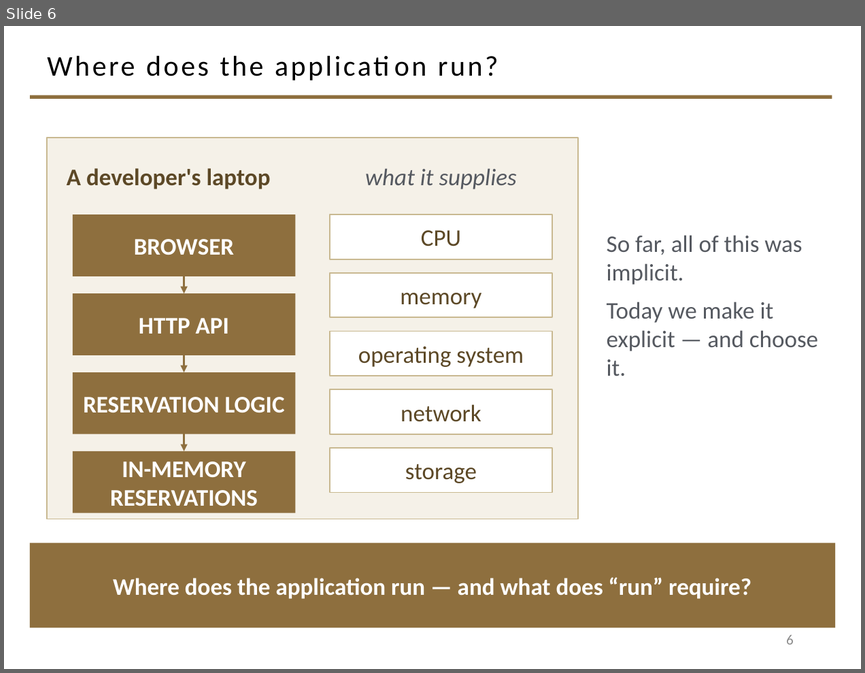
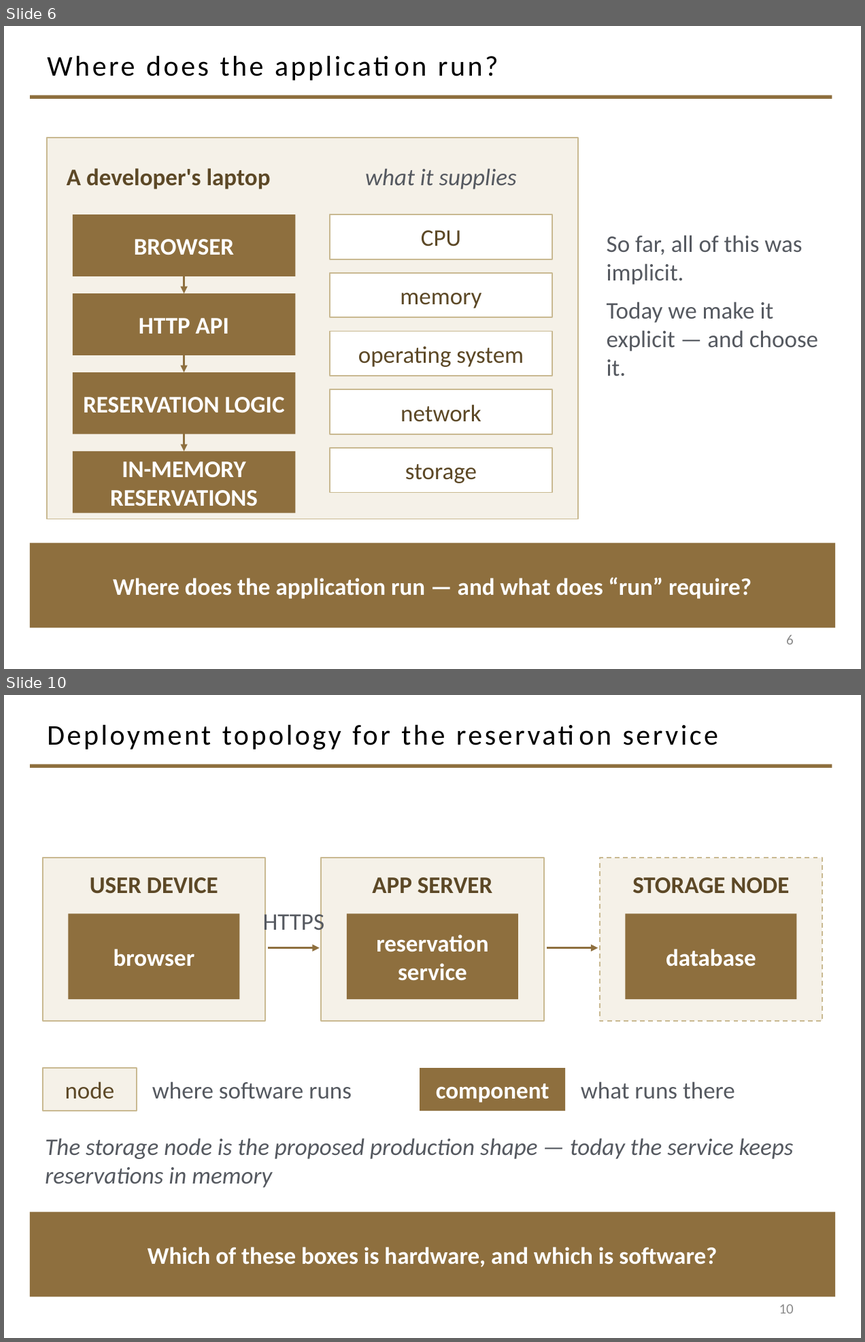
Before and after one commit to davisjam/model-based-agentic-software-engineering, a slide deck: course/lectures/act-3-software-in-the-world/02-compute-environments-and-data-management/3-1-Compute-Environments-and-Deployment.pptx. Shown one above the other, each under a label of ours: slide 6 before the commit, slides 6 and 10 after it; the slides between them are not shown. The pictures are 865x673 and 865x1342 pixels, drawn with LibreOffice and Linux fonts; fonts in the diff are those of the drawing; background and template pictures are left out. Boxes give left, top, right and bottom in pixels: in the first picture for what was removed or moved away, otherwise in the second. Text is boxed around its words. In the diff, an @@ line names an element or a change of style, - is before the commit and + after.

```diff
--- a/course/lectures/act-3-software-in-the-world/02-compute-environments-and-data-management/3-1-Compute-Environments-and-Deployment.pptx
+++ b/course/lectures/act-3-software-in-the-world/02-compute-environments-and-data-management/3-1-Compute-Environments-and-Deployment.pptx
@@ slide 10 added at [4, 695, 861, 1338], background #FFFFFF; not listed: 1 template element that a slide beside it also shows @@
@@ title added at [47, 724, 719, 750], 24 pt, text #000000 @@
+Deployment topology for the reservation service
@@ rectangle added at [43, 858, 265, 1021], fill #F5F1E8, outline #C9B991 1 pt @@
@@ rectangle added at [321, 858, 544, 1021], fill #F5F1E8, outline #C9B991 1 pt @@
@@ rectangle added at [600, 858, 822, 1021], fill #F5F1E8, outline #C9B991 1 pt dashed @@
@@ text added at [90, 877, 218, 894], 20 pt, text #5C4826, bold @@
+USER DEVICE
@@ text added at [372, 877, 492, 894], 20 pt, text #5C4826, bold @@
+APP SERVER
@@ text added at [632, 877, 789, 894], 20 pt, text #5C4826, bold @@
+STORAGE NODE
@@ rectangle added at [68, 913, 239, 999], fill #8E6F3E, 20 pt, text #FFFFFF, bold @@
+browser
@@ text added at [263, 910, 325, 936], 20 pt, text #555960 @@
+HTTPS
@@ rectangle added at [347, 913, 518, 999], fill #8E6F3E, 20 pt, text #FFFFFF, bold @@
+reservation service
@@ rectangle added at [626, 913, 797, 999], fill #8E6F3E, 20 pt, text #FFFFFF, bold @@
+database
@@ arrow added from (268, 948) to (320, 948), #8E6F3E 1.5 pt @@
@@ arrow added from (547, 948) to (598, 948), #8E6F3E 1.5 pt @@
@@ rectangle added at [43, 1068, 137, 1110], fill #F5F1E8, outline #C9B991 1 pt, 20 pt, text #5C4826 @@
+node
@@ text added at [152, 1081, 351, 1098], 20 pt, text #555960 @@
+where software runs
@@ rectangle added at [419, 1068, 565, 1110], fill #8E6F3E, 20 pt, text #FFFFFF, bold @@
+component
@@ text added at [581, 1081, 735, 1098], 20 pt, text #555960 @@
+what runs there
@@ text added at [45, 1138, 793, 1187], 20 pt, text #555960, italic @@
+The storage node is the proposed production shape — today the service keeps reservations in memory
@@ rectangle added at [30, 1212, 835, 1297], fill #8E6F3E, 20 pt, text #FFFFFF, bold @@
+Which of these boxes is hardware, and which is software?
@@ page number added at [779, 1304, 793, 1313], 12 pt, text #8C8C8C @@
+10
```
Also in this commit, not shown: 4 other slides added.
